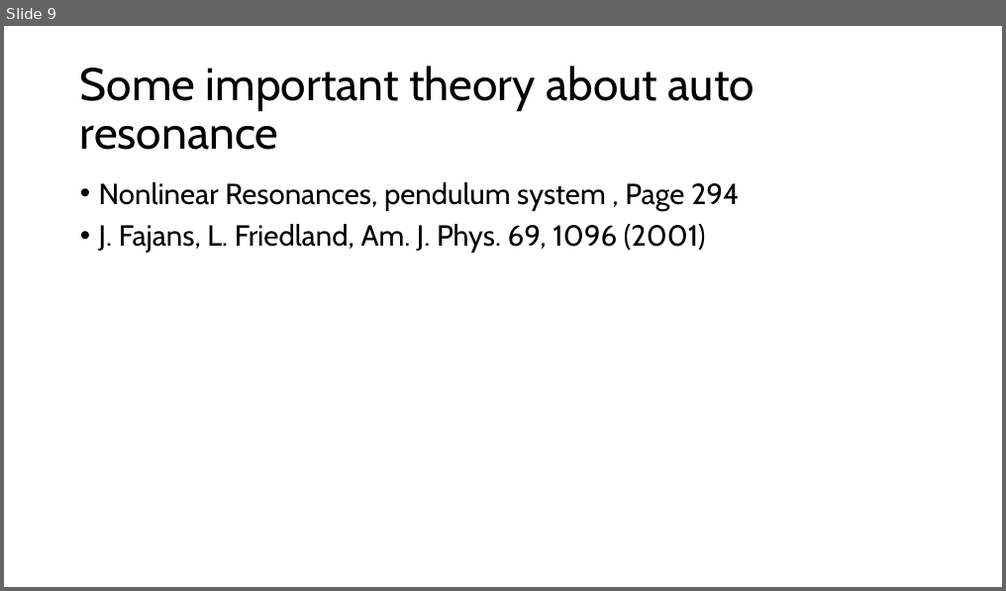
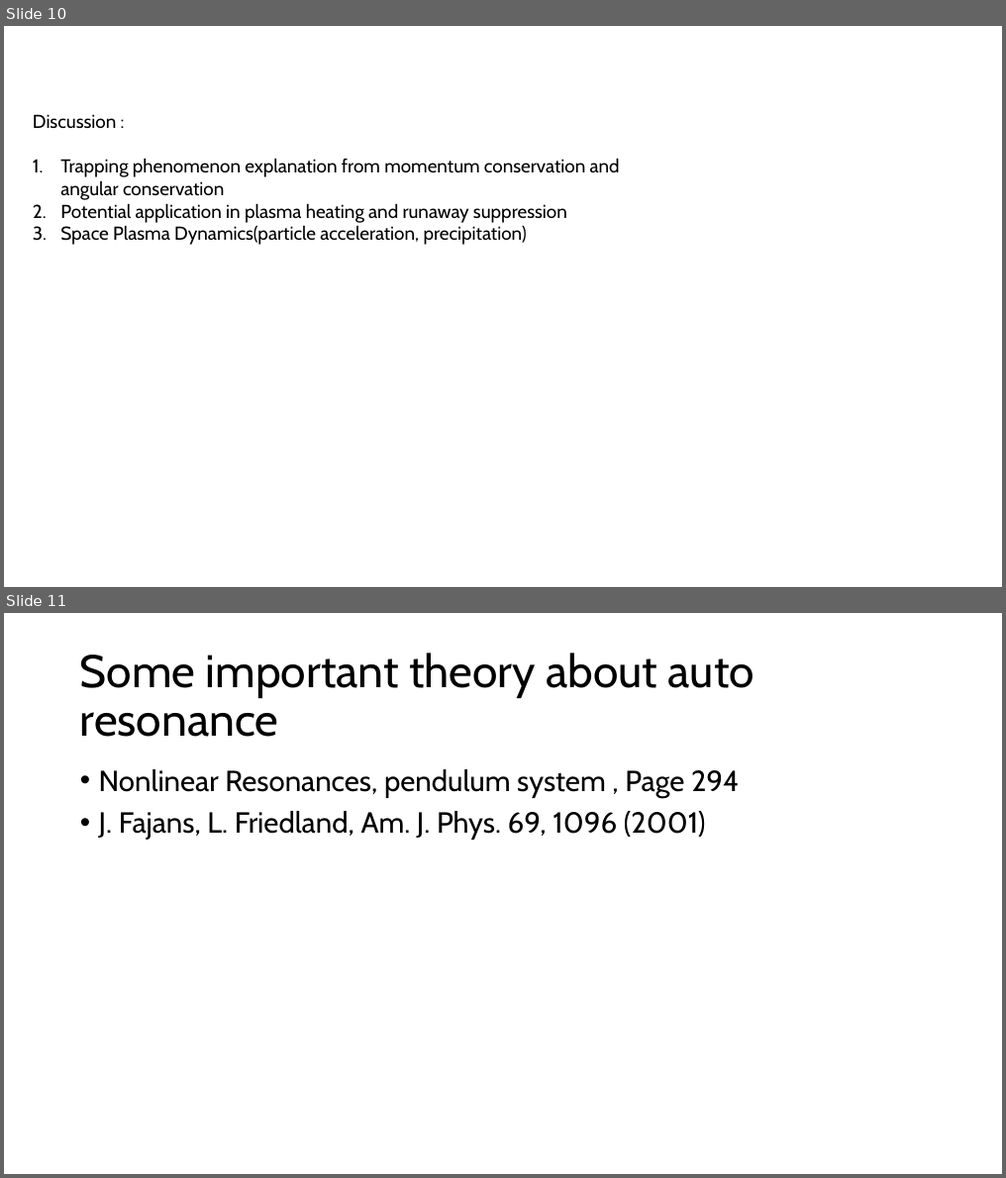
Before and after one commit to USTC-star/computer_share, a slide deck: paper modification/papers/Trapping analysis of a magnetic electron.pptx. Shown one above the other, each under a label of ours: slide 9 before the commit, slides 10 and 11 after it. The pictures are 1006x591 and 1006x1178 pixels, drawn with LibreOffice and Linux fonts; fonts in the diff are those of the drawing. Boxes give left, top, right and bottom in pixels: in the first picture for what was removed or moved away, otherwise in the second. Text is boxed around its words. In the diff, an @@ line names an element or a change of style, - is before the commit and + after.

```diff
--- a/paper modification/papers/Trapping analysis of a magnetic electron.pptx
+++ b/paper modification/papers/Trapping analysis of a magnetic electron.pptx
@@ slide 10 added at bbox=[4, 26, 1002, 587], background #FFFFFF @@
@@ text added at bbox=[33, 114, 620, 245], 18 pt, text #000000 @@
+Discussion :
+1. Trapping phenomenon explanation from momentum conservation and angular conservation
+2. Potential application in plasma heating and runaway suppression
+3. Space Plasma Dynamics(particle acceleration, precipitation)
@@ what was slide 9 is now slide 11 @@
```
Also in this commit, not shown: 2 slides changed, 1 other slide added, 4 other files.
